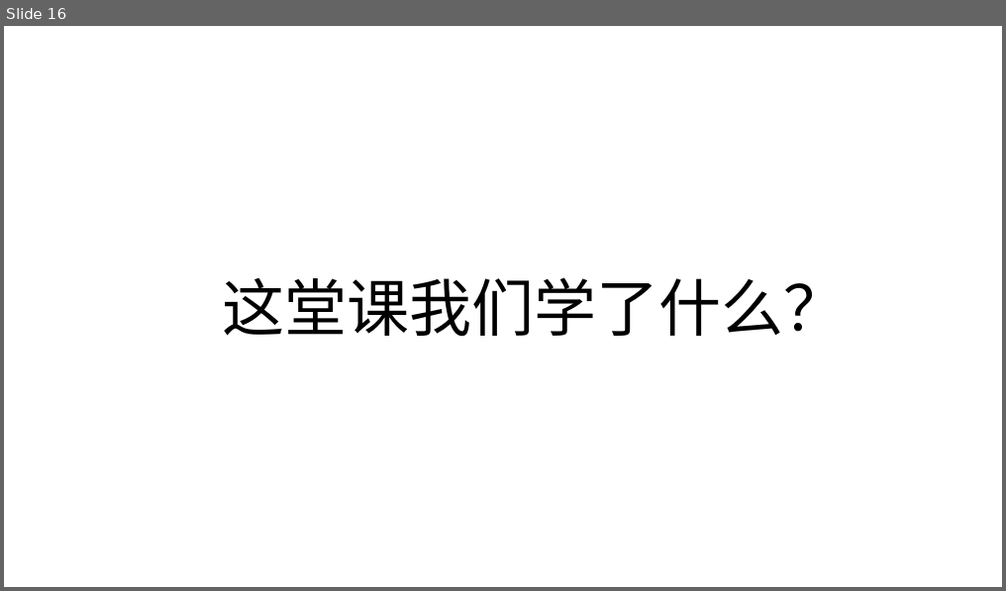
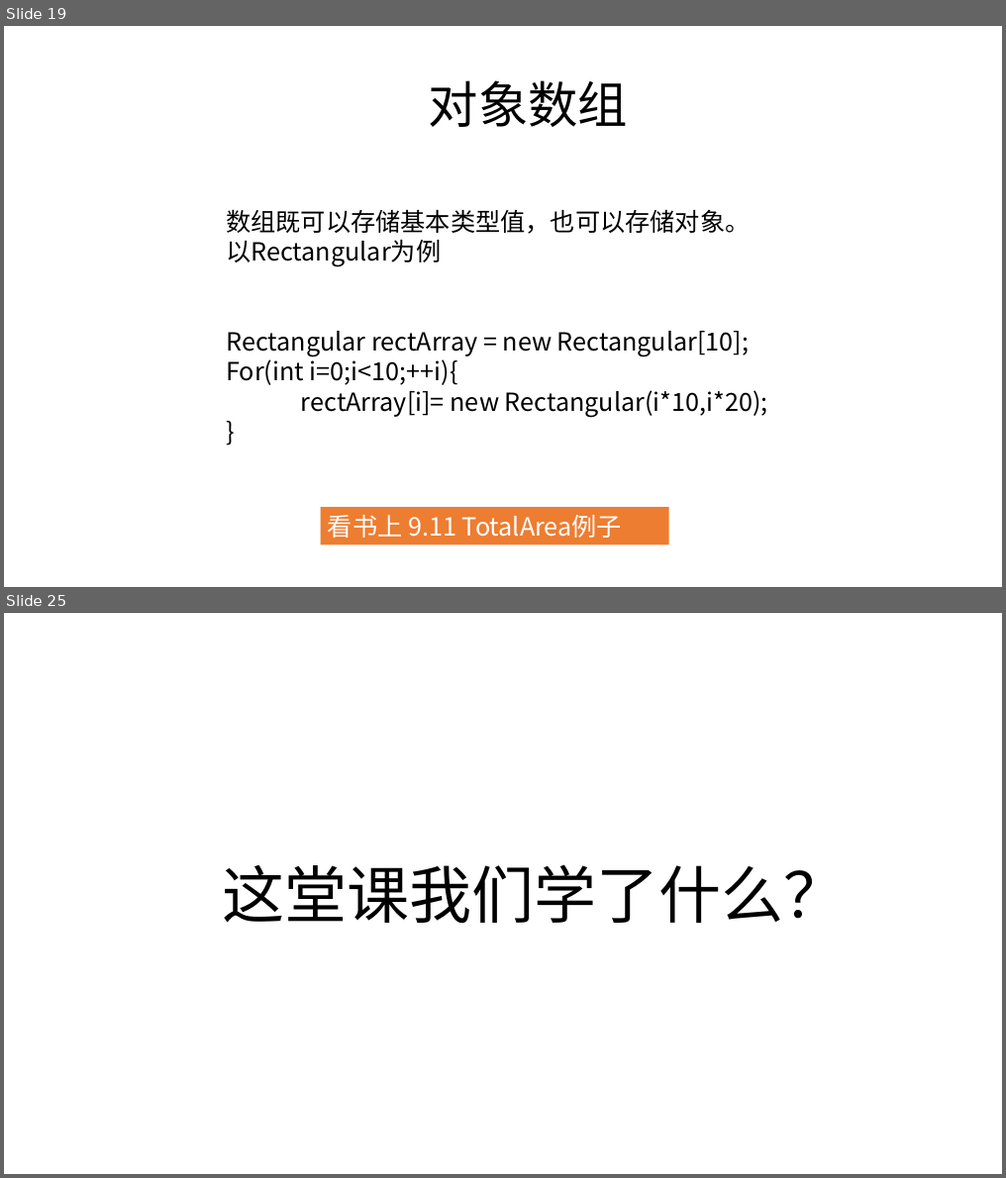
Before and after one commit to zjyesir/hmc_java_1, a slide deck: ppt/9. 对象和类.pptx. Shown one above the other, each under a label of ours: slide 16 before the commit, slides 19 and 25 after it; the slides between them are not shown. The pictures are 1006x591 and 1006x1178 pixels, drawn with LibreOffice and Linux fonts; fonts in the diff are those of the drawing; background and template pictures are left out. Boxes give left, top, right and bottom in pixels: in the first picture for what was removed or moved away, otherwise in the second. Text is boxed around its words. In the diff, an @@ line names an element or a change of style, - is before the commit and + after.

Commit message:
对象和类 ppt做完

```diff
--- a/ppt/9. 对象和类.pptx
+++ b/ppt/9. 对象和类.pptx
@@ slide 19 added at bbox=[4, 26, 1002, 587], background picture (left out) @@
@@ text added at bbox=[429, 80, 629, 127], 48 pt, text #000000 @@
+对象数组
@@ text added at bbox=[226, 209, 768, 418], 24 pt, text #000000 @@
+数组既可以存储基本类型值，也可以存储对象。
+以Rectangular为例
+Rectangular rectArray = new Rectangular[10];
+For(int i=0;i<10;++i){
+rectArray[i]= new Rectangular(i*10,i*20);
+}
@@ rectangle added at bbox=[321, 507, 669, 545], fill #ED7D31, 24 pt, text #FFFFFF @@
+看书上 9.11 TotalArea例子
@@ what was slide 16 is now slide 25 @@
```
Also in this commit, not shown: 3 slides changed, 18 other slides added, 10 slides removed, 3 other files.
